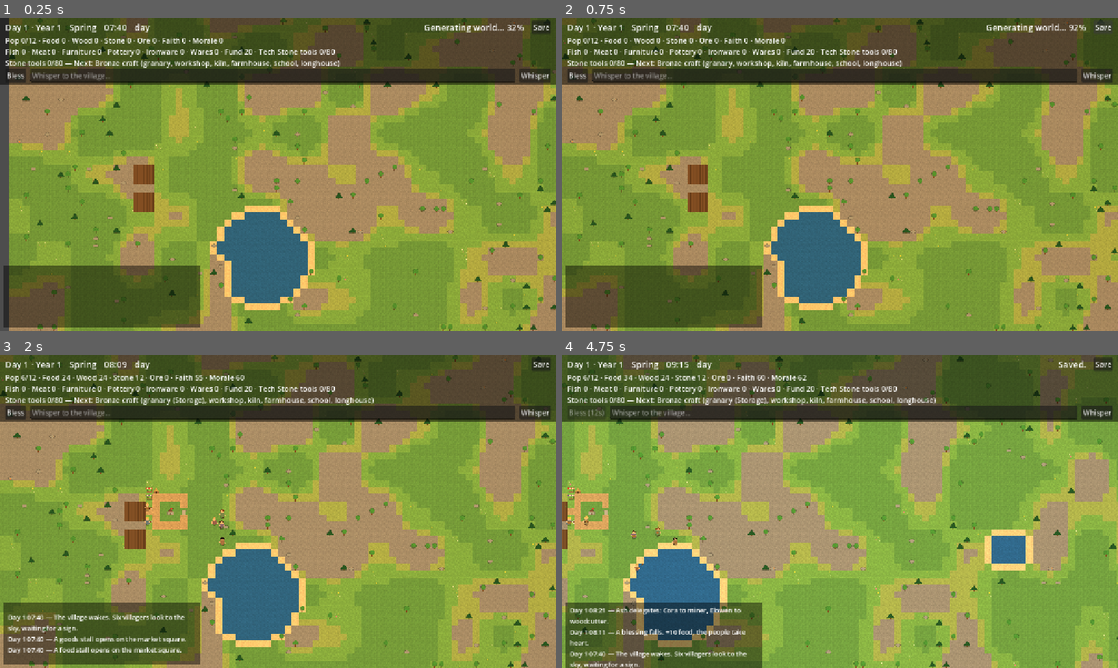
Above: before the commit, frames 1-4 (two rows, left to right).
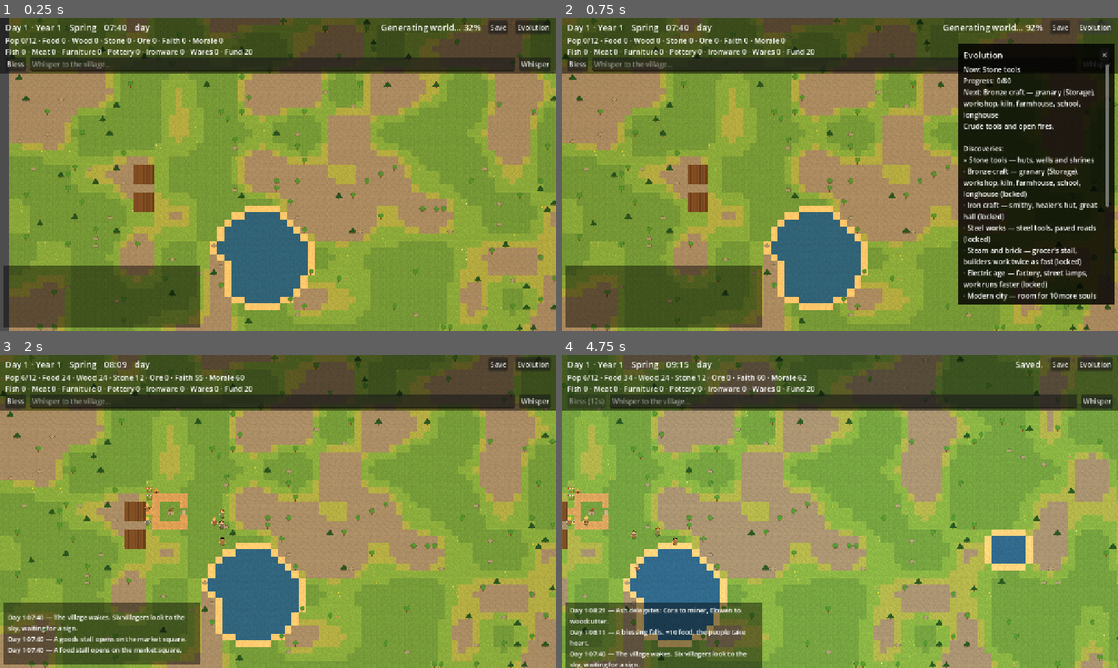
Above: after the commit, the same moments.

Repository: japage1928/godciv
Game: Godot game, scene res://scenes/main.tscn
The game is run twice, just before and just after one commit, with the same random seed, the same clock (stepped at 60 frames per second) and the same inputs.
Inputs (mouse positions are in pixels of both pictures, inside the frame that each line leads up to):
- Up to frame 1 (0.25 s): no input
- Up to frame 2 (0.75 s): click (1095, 27) at 0.5 s, where only the run after the commit has a clickable "Evolution"
- Up to frame 3 (2 s): click (544, 392) at 1.25 s, where only the run after the commit has a clickable "✕"
- Up to frame 4 (4.75 s): click "Bless" at 2 s; click "Whisper" at 2.75 s; click "Save" at 3.5 s; move the mouse to (962, 495) at 4.27 s; hold D from 4.28 s (still down); click (962, 495) at 4.42 s

The runs differ from the first frame. In frame 1, 8.2% of the frame differs, in the area x 0-100%, y 0-22%; in frame 2, 29%, in the area x 0-100%, y 0-92%; in frame 3, 8.0%; in frame 4, 7.9%.

Commit message:
GodCiv Godot Phase 3 fix: move evolution off the top HUD into a collapsible sidebar (John's Nov 5 HUD rule)

Diff:
--- a/godot/scripts/core/main.gd
+++ b/godot/scripts/core/main.gd
@@ -89,6 +89,7 @@
 		hud.show_villager_card(best, village)
 	else:
 		hud.hide_villager_card()
+		hud.hide_evolution_sidebar()
 
 
 func _notification(what: int) -> void:
--- /dev/null
+++ b/godot/scripts/ui/evolution_sidebar.gd
@@ -0,0 +1,136 @@
+class_name GodCivEvolutionSidebar
+extends PanelContainer
+
+# Collapsible sidebar for the evolution layer, Phase 3 fix (John,
+# Nov 5, 2026): the top HUD stays simple — basic info only — and
+# the whole evolution of tech advancements lives here, collapsed by
+# default, opened by one tap on the Evolution button in the top bar.
+# It shows the current discovery and its progress, the next
+# discovery, the full tech tree (discovered / current / locked),
+# and villager progression (class ladder, jobs unlocked per
+# discovery, tool tiers). It only reads GodCivEconomy tables and
+# the tech level/progress the HUD passes in — no sim rules live
+# here. It closes via the X button, the Evolution button again, or
+# a tap outside it (the HUD hides it when a villager card opens or
+# an empty tap lands). It sits on the right edge and never covers
+# the whole screen.
+
+var _body_label: Label
+var _tech_level: int = 0
+var _tech_progress: int = 0
+var _last_text: String = ""
+
+
+func _ready() -> void:
+	visible = false
+	set_anchors_preset(Control.PRESET_CENTER_RIGHT)
+	offset_left = -368
+	offset_top = -300
+	offset_right = -8
+	offset_bottom = 300
+	var style := StyleBoxFlat.new()
+	style.bg_color = Color(0.0, 0.0, 0.0, 0.82)
+	style.content_margin_left = 12.0
+	style.content_margin_right = 12.0
+	style.content_margin_top = 10.0
+	style.content_margin_bottom = 10.0
+	add_theme_stylebox_override("panel", style)
+	var column := VBoxContainer.new()
+	column.add_theme_constant_override("separation", 6)
+	add_child(column)
+	var title_row := HBoxContainer.new()
+	title_row.add_theme_constant_override("separation", 8)
+	column.add_child(title_row)
+	var title_label := Label.new()
+	title_label.text = "Evolution"
+	title_label.add_theme_font_size_override("font_size", 20)
+	title_label.add_theme_color_override("font_color", Color(1, 1, 1))
+	title_label.size_flags_horizontal = Control.SIZE_EXPAND_FILL
+	title_row.add_child(title_label)
+	var close_button := Button.new()
+	close_button.text = "✕"
+	close_button.pressed.connect(hide_sidebar)
+	title_row.add_child(close_button)
+	var scroll := ScrollContainer.new()
+	scroll.size_flags_vertical = Control.SIZE_EXPAND_FILL
+	scroll.horizontal_scroll_mode = ScrollContainer.SCROLL_MODE_DISABLED
+	column.add_child(scroll)
+	_body_label = Label.new()
+	_body_label.add_theme_font_size_override("font_size", 16)
+	_body_label.add_theme_color_override("font_color", Color(1, 1, 1))
+	_body_label.autowrap_mode = TextServer.AUTOWRAP_WORD_SMART
+	_body_label.size_flags_horizontal = Control.SIZE_EXPAND_FILL
+	scroll.add_child(_body_label)
+
+
+func show_sidebar() -> void:
+	_fill()
+	visible = true
+
+
+func hide_sidebar() -> void:
+	visible = false
+
+
+func toggle_sidebar() -> void:
+	if visible:
+		hide_sidebar()
+	else:
+		show_sidebar()
+
+
+func is_open() -> bool:
+	return visible
+
+
+func set_progress(level: int, progress: int) -> void:
+	if level == _tech_level and progress == _tech_progress:
+		return
+	_tech_level = level
+	_tech_progress = progress
+	if visible:
+		_fill()
+
+
+func _fill() -> void:
+	var level: int = clampi(_tech_level, 0, GodCivEconomy.DISCOVERIES.size() - 1)
+	var progress: int = _tech_progress
+	var lines: Array[String] = []
+	var maxed: bool = level >= GodCivEconomy.DISCOVERIES.size() - 1
+	var cur: Dictionary = GodCivEconomy.TECH_TIERS[level] as Dictionary
+	lines.append("Now: %s" % String(cur.get("name", "—")))
+	if maxed:
+		lines.append("Every discovery made.")
+	else:
+		var need: int = int(GodCivEconomy.TECH_THRESHOLDS[level])
+		lines.append("Progress: %d/%d" % [progress, need])
+		var next_tier: Dictionary = GodCivEconomy.TECH_TIERS[level + 1] as Dictionary
+		lines.append("Next: %s — %s" % [String(next_tier.get("name", "—")), GodCivEconomy.unlocks_text(level + 1)])
+	lines.append(String(cur.get("blurb", "")))
+	lines.append("")
+	lines.append("Discoveries:")
+	for i in range(GodCivEconomy.DISCOVERIES.size()):
+		var d: Dictionary = GodCivEconomy.DISCOVERIES[i] as Dictionary
+		var mark: String = "✓" if i < level else ("»" if i == level else "·")
+		var locked: String = "" if i <= level else " (locked)"
+		lines.append("%s %s — %s%s" % [mark, String(d.get("name", "—")), String(d.get("unlocks", "")), locked])
+	lines.append("")
+	lines.append("Villagers:")
+	var classes: Array[String] = []
+	for i in range(GodCivEconomy.CLASS_NAMES.size()):
+		classes.append("%s %d" % [String(GodCivEconomy.CLASS_NAMES[i]), int(GodCivEconomy.CLASS_THRESHOLDS[i])])
+	lines.append("Classes (standing): " + ", ".join(classes))
+	for i in range(GodCivEconomy.DISCOVERIES.size()):
+		var d2: Dictionary = GodCivEconomy.DISCOVERIES[i] as Dictionary
+		var jobs: Array = d2.get("jobs", [])
+		if not jobs.is_empty():
+			var names: Array[String] = []
+			for j in jobs:
+				names.append(String(j))
+			lines.append("%s jobs: %s" % [String(d2.get("name", "—")), ", ".join(names)])
+	lines.append("Tools: crude → sturdy → fine → steel (sturdy needs Bronze, fine needs Iron, steel needs Steel works)")
+	var text: String = "\n".join(lines)
+	if text == _last_text:
+		return
+	_last_text = text
+	_body_label.text = text
--- a/godot/scripts/ui/hud.gd
+++ b/godot/scripts/ui/hud.gd
@@ -1,12 +1,13 @@
 class_name GodCivHud
 extends CanvasLayer
 
-# HUD, Phase 3: one top bar with five rows — the clock row (Phase 0),
+# HUD, Phase 3 fix: one top bar with four rows — the clock row (Phase 0),
 # a village row (population, stockpile, faith, morale), an economy
-# row (fish, meat, products, fund, tech), an evolution row (what the
-# village has discovered and what unlocks next), and the god bar
-# (Bless + Whisper) — plus a log panel at the bottom left and a
-# villager card on the right when a villager is tapped.
+# row (fish, meat, products, fund), and the god bar (Bless + Whisper)
+# — plus a log panel at the bottom left, a villager card on the right
+# when a villager is tapped, and a collapsible Evolution sidebar
+# (collapsed by default). The top bar stays simple, per John's Nov 5
+# rule: all tech/discovery detail lives in the sidebar, never up top.
 
 signal save_requested
 signal bless_requested
@@ -19,15 +20,15 @@
 var _status_label: Label
 var _village_label: Label
 var _economy_label: Label
-var _evolution_label: Label
 var _bless_button: Button
+var _evolution_button: Button
 var _whisper_edit: LineEdit
 var _log_label: Label
 var _villager_card: GodCivVillagerCard
+var _evolution_sidebar: GodCivEvolutionSidebar
 var _last_clock_text: String = ""
 var _last_village_text: String = ""
 var _last_economy_text: String = ""
-var _last_evolution_text: String = ""
 var _last_bless_text: String = ""
 
 
@@ -62,6 +63,10 @@
 	save_button.text = "Save"
 	save_button.pressed.connect(func() -> void: save_requested.emit())
 	row.add_child(save_button)
+	_evolution_button = Button.new()
+	_evolution_button.text = "Evolution"
+	_evolution_button.pressed.connect(_on_evolution_button_pressed)
+	row.add_child(_evolution_button)
 	# Row 2: village numbers.
 	var vrow := HBoxContainer.new()
 	vrow.add_theme_constant_override("separation", 18)
@@ -72,16 +77,9 @@
 	var erow := HBoxContainer.new()
 	erow.add_theme_constant_override("separation", 18)
 	column.add_child(erow)
-	_economy_label = _make_label(erow, "Fish 0 · Meat 0 · Furniture 0 · Pottery 0 · Ironware 0 · Wares 0 · Fund 20 · Tech Stone tools 0/80")
+	_economy_label = _make_label(erow, "Fish 0 · Meat 0 · Furniture 0 · Pottery 0 · Ironware 0 · Wares 0 · Fund 20")
 	_economy_label.add_theme_font_size_override("font_size", 17)
-	# Row 4: evolution (Phase 3) — what the village has discovered
-	# and what unlocks next, so the tech gate is visible, not silent.
-	var evrow := HBoxContainer.new()
-	evrow.add_theme_constant_override("separation", 18)
-	column.add_child(evrow)
-	_evolution_label = _make_label(evrow, "Stone tools 0/80 — Next: Bronze craft (granary, workshop, kiln, farmhouse, school, longhouse)")
-	_evolution_label.add_theme_font_size_override("font_size", 17)
-	# Row 5: god bar.
+	# Row 4: god bar.
 	var grow := HBoxContainer.new()
 	grow.add_theme_constant_override("separation", 10)
 	column.add_child(grow)
@@ -123,6 +121,10 @@
 	# Villager card, right side, hidden until a villager is tapped.
 	_villager_card = GodCivVillagerCard.new()
 	add_child(_villager_card)
+	# Evolution sidebar, right side, collapsed by default. It holds
+	# all tech/discovery detail so the top bar stays simple.
+	_evolution_sidebar = GodCivEvolutionSidebar.new()
+	add_child(_evolution_sidebar)
 
 
 func _make_label(parent: Control, text: String) -> Label:
@@ -151,9 +153,9 @@
 
 
 func update_village(stats: Dictionary) -> void:
-	# Each row updates on its own text: tech progress can move at
-	# dawn without any village number changing, and the evolution
-	# row must still show it.
+	# Each row updates on its own text. Tech progress moves at dawn
+	# without any village number changing, so the sidebar gets the
+	# fresh tech level/progress on every stats update too.
 	var combined := "Pop %d/%d · Food %d · Wood %d · Stone %d · Ore %d · Faith %d · Morale %d" % [
 		int(stats.get("pop", 0)), int(stats.get("pop_cap", 0)),
 		int(stats.get("food", 0)), int(stats.get("wood", 0)),
@@ -163,49 +165,35 @@
 	if combined != _last_village_text:
 		_last_village_text = combined
 		_village_label.text = combined
-	var tech_level: int = int(stats.get("tech_level", 0))
-	var tech_name: String = "—"
-	var tech_need: int = 0
-	if tech_level < GodCivEconomy.TECH_TIERS.size():
-		tech_name = String((GodCivEconomy.TECH_TIERS[tech_level] as Dictionary).get("name", "—"))
-	if tech_level < GodCivEconomy.TECH_THRESHOLDS.size():
-		tech_need = int(GodCivEconomy.TECH_THRESHOLDS[tech_level])
-	var economy := "Fish %d · Meat %d · Furniture %d · Pottery %d · Ironware %d · Wares %d · Fund %d · Tech %s %d/%d" % [
+	var economy := "Fish %d · Meat %d · Furniture %d · Pottery %d · Ironware %d · Wares %d · Fund %d" % [
 		int(stats.get("fish", 0)), int(stats.get("meat", 0)),
 		int(stats.get("furniture", 0)), int(stats.get("pottery", 0)),
 		int(stats.get("ironware", 0)), int(stats.get("wares", 0)),
-		int(stats.get("fund", 0)), tech_name,
-		int(stats.get("tech_progress", 0)), tech_need,
+		int(stats.get("fund", 0)),
 	]
 	if economy != _last_economy_text:
 		_last_economy_text = economy
 		_economy_label.text = economy
-	var evolution: String = _evolution_text(tech_level, int(stats.get("tech_progress", 0)))
-	if evolution != _last_evolution_text:
-		_last_evolution_text = evolution
-		_evolution_label.text = evolution
+	_evolution_sidebar.set_progress(int(stats.get("tech_level", 0)), int(stats.get("tech_progress", 0)))
 	refresh_villager_card()
 
 
-## What the village has discovered and what unlocks next. At the
-## last tier there is nothing left to discover.
-func _evolution_text(level: int, progress: int) -> String:
-	if level >= GodCivEconomy.DISCOVERIES.size() - 1:
-		return "Modern city — every discovery made."
-	var next_level: int = level + 1
-	var cur_name: String = String((GodCivEconomy.TECH_TIERS[level] as Dictionary).get("name", "—"))
-	var next_name: String = String((GodCivEconomy.TECH_TIERS[next_level] as Dictionary).get("name", "—"))
-	var need: int = int(GodCivEconomy.TECH_THRESHOLDS[level]) if level < GodCivEconomy.TECH_THRESHOLDS.size() else 0
-	var unlocks: String = GodCivEconomy.unlocks_text(next_level)
-	return "%s %d/%d — Next: %s (%s)" % [cur_name, progress, need, next_name, unlocks]
-
-
 func show_villager_card(v: Node, village: Node) -> void:
+	_evolution_sidebar.hide_sidebar()
 	_villager_card.show_card(v, village)
 
 
 func hide_villager_card() -> void:
 	_villager_card.hide_card()
+
+
+func hide_evolution_sidebar() -> void:
+	_evolution_sidebar.hide_sidebar()
+
+
+func _on_evolution_button_pressed() -> void:
+	hide_villager_card()
+	_evolution_sidebar.toggle_sidebar()
 
 
 func refresh_villager_card() -> void:
